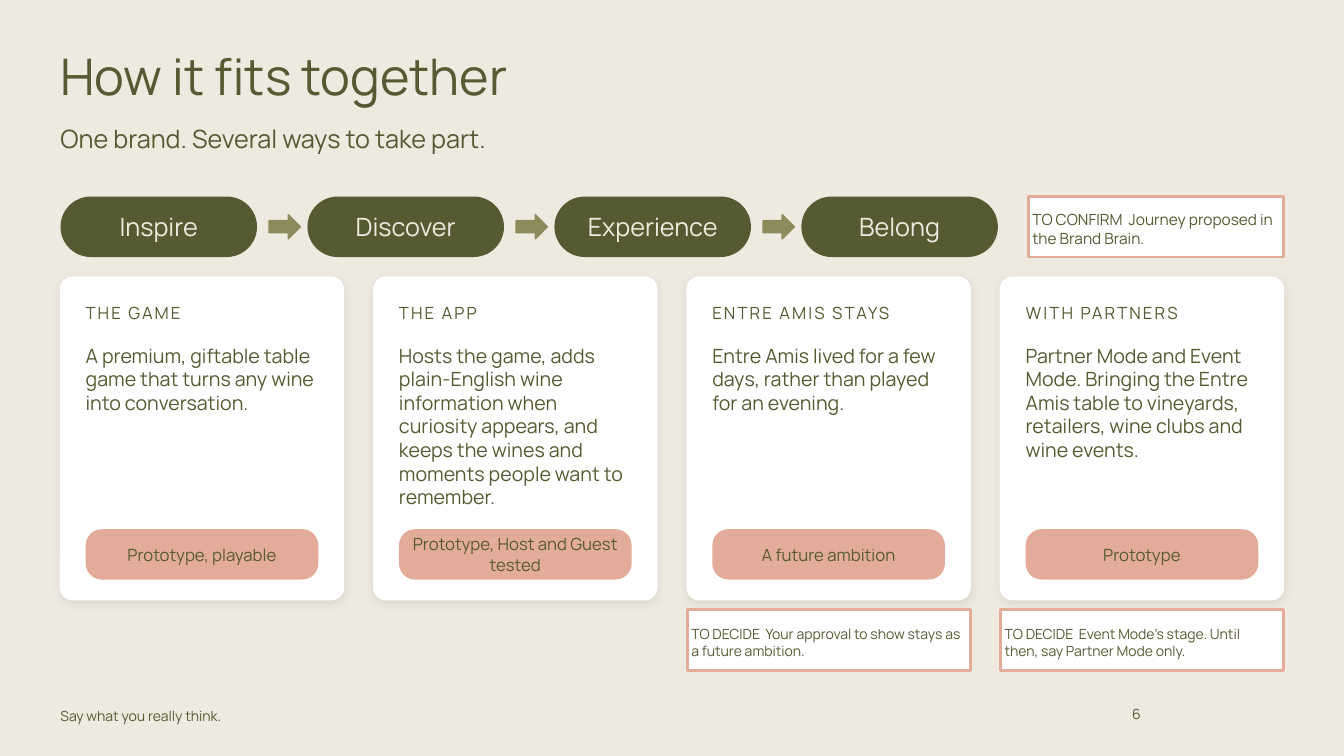
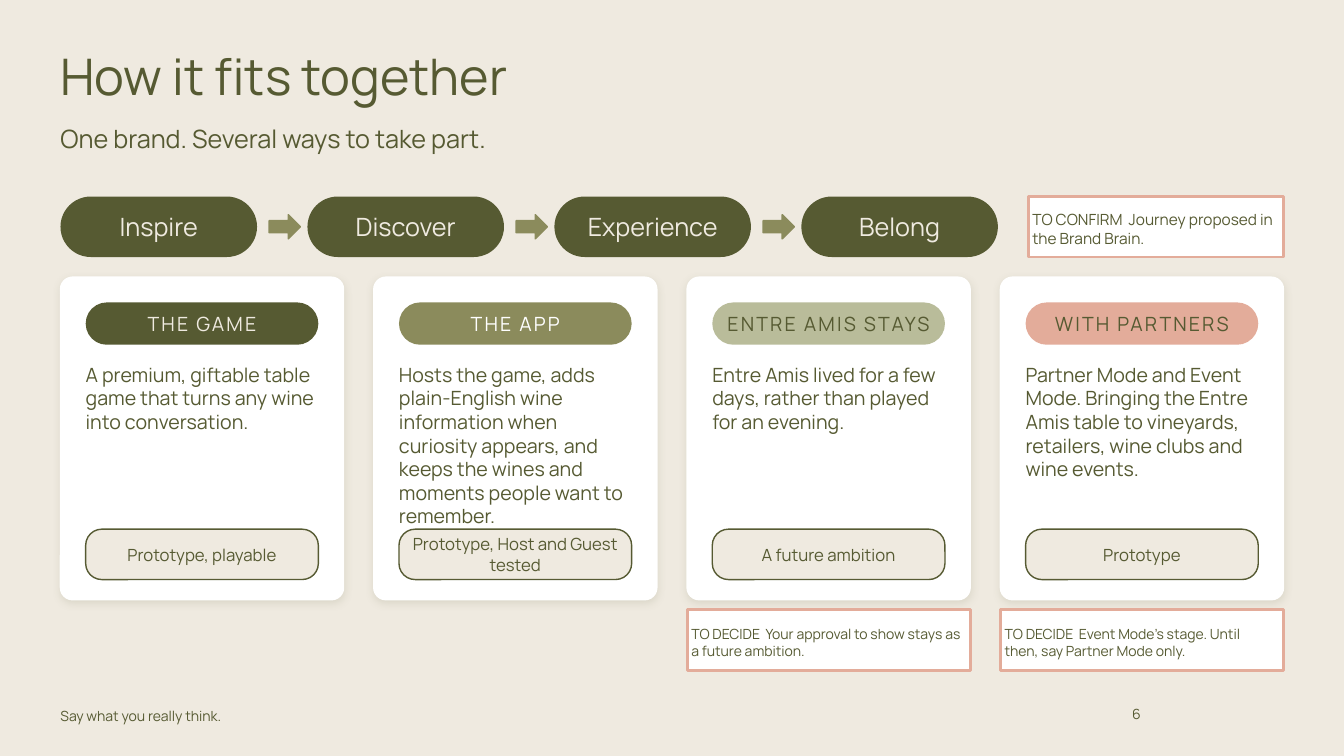
Before and after one commit to carrie147/entre-amis-brand-agent, a slide deck: slide 6 of decks/Entre Amis - core brand story - DRAFT.pptx. Drawn at 1344x756 pixels with LibreOffice and Linux fonts; fonts in the diff are those of the drawing; background and template pictures are left out. Boxes give left, top, right and bottom in pixels: in the first picture for what was removed or moved away, otherwise in the second. Text is boxed around its words. In the diff, an @@ line names an element or a change of style, - is before the commit and + after.

```diff
--- a/decks/Entre Amis - core brand story - DRAFT.pptx
+++ b/decks/Entre Amis - core brand story - DRAFT.pptx
@@ text at (x1=86, y1=306, x2=180, y2=320): paragraph removed @@
-THE GAME
@@ rounded rectangle added at (x1=86, y1=302, x2=319, y2=345), fill #565A32, 14 pt, text #EFEAE0 @@
+THE GAME
@@ text at (x1=399, y1=307, x2=477, y2=319): paragraph removed @@
-THE APP
@@ rounded rectangle added at (x1=399, y1=302, x2=632, y2=345), fill #8B8B5C, 14 pt, text #FFFFFF @@
+THE APP
@@ rounded rectangle added at (x1=713, y1=302, x2=946, y2=345), fill #B9BC9A, 14 pt, text #565A32 @@
+ENTRE AMIS STAYS
@@ rounded rectangle added at (x1=1025, y1=302, x2=1258, y2=345), fill #E3AC9A, 14 pt, text #565A32 @@
+WITH PARTNERS
@@ text "A premium, giftable table game ..." moved from (x1=86, y1=306, x2=314, y2=411) to (x1=86, y1=367, x2=314, y2=430) @@
@@ text "Hosts the game, adds plain-English ..." moved from (x1=399, y1=307, x2=623, y2=505) to (x1=399, y1=368, x2=623, y2=530) @@
@@ text at (x1=712, y1=367, x2=936, y2=434): paragraph removed @@
-ENTRE AMIS STAYS
@@ text "Entre Amis lived for a ..." moved from (x1=712, y1=348, x2=936, y2=415) to (x1=712, y1=367, x2=936, y2=434) @@
@@ text at (x1=1026, y1=368, x2=1248, y2=477): paragraph removed @@
-WITH PARTNERS
@@ text "Partner Mode and Event Mode. ..." moved from (x1=1026, y1=349, x2=1248, y2=458) to (x1=1026, y1=368, x2=1248, y2=477) @@
@@ fill #E3AC9A to #EFEAE0; outline none to #565A32 1 pt in 4 elements at (x1=86, y1=529, x2=319, y2=580), (x1=399, y1=529, x2=632, y2=580), (x1=713, y1=529, x2=946, y2=580), (x1=1025, y1=529, x2=1258, y2=580) @@
```
Also in this commit, not shown: 12 other slides changed, 3 other files.
